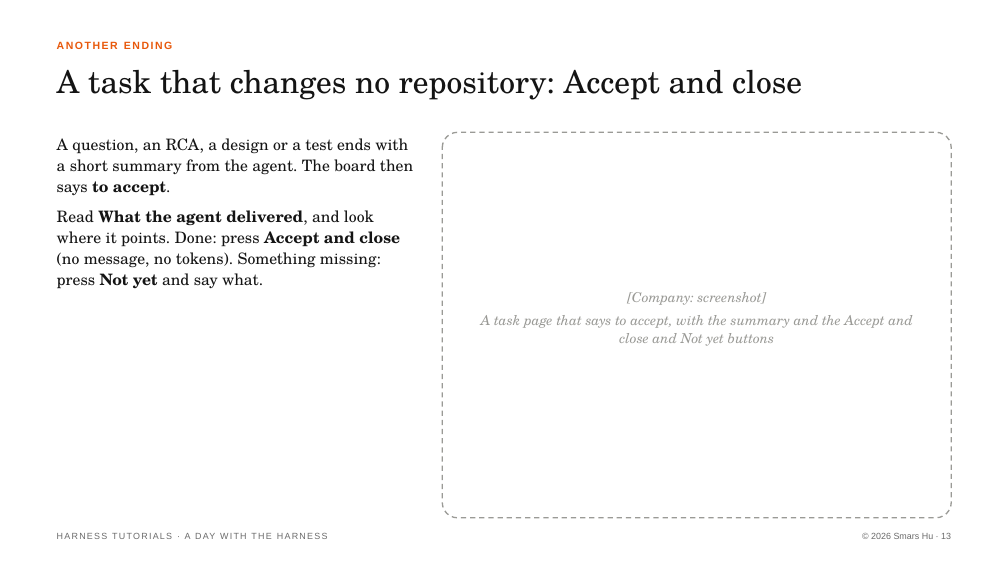
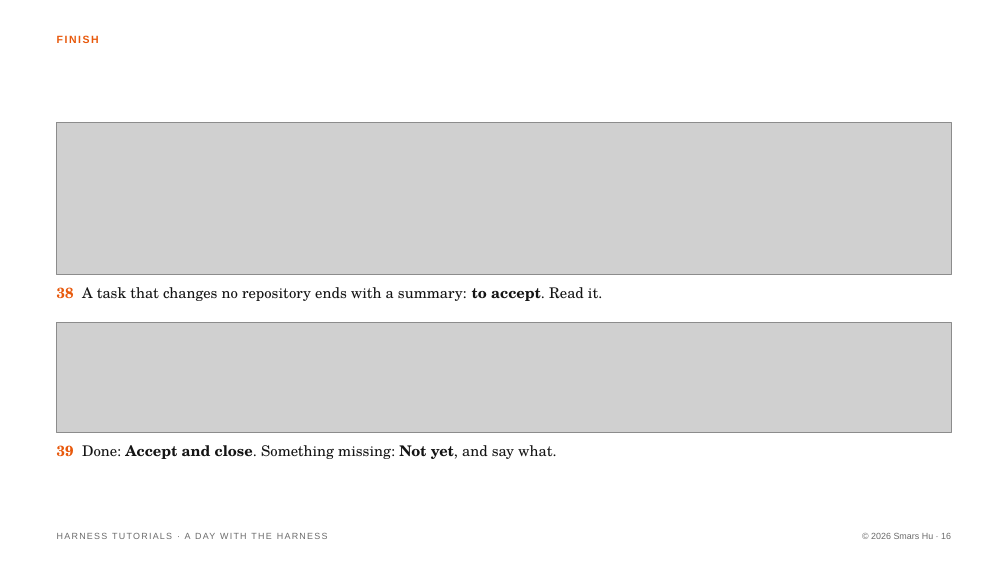
Before and after one commit to Smars-Bin-Hu/ai-exploration, a slide deck: slide 16 of source/tutorials/1_day.pptx (slide 13 before the commit). Drawn at 1008x567 pixels with LibreOffice and Linux fonts; fonts in the diff are those of the drawing; grey boxes stand for pictures. Boxes give left, top, right and bottom in pixels: in the first picture for what was removed or moved away, otherwise in the second. Text is boxed around its words. In the diff, an @@ line names an element or a change of style, - is before the commit and + after.

```diff
--- a/source/tutorials/1_day.pptx
+++ b/source/tutorials/1_day.pptx
@@ text at (57,35,99,43): text changed @@
-ANOTHER ENDING
+FINISH
@@ text removed at (57,70,802,100) @@
-A task that changes no repository: Accept and close
@@ picture added at (57,123,951,274) @@
@@ rounded rectangle removed at (442,132,951,518) @@
@@ text at (57,287,602,301): text changed; size 15 to 14 pt @@
-A question, an RCA, a design or a test ends with a short summary from the agent. The board then says to accept.
-Read What the agent delivered, and look where it points. Done: press Accept and close (no message, no tokens). Something missing: press Not yet and say what.
+38 A task that changes no repository ends with a summary: to accept. Read it.
@@ picture added at (57,323,951,433) @@
@@ text at (57,445,556,459): text changed; size 13 to 14 pt; text colour #9A9A96 to #141414; italic off @@
-[Company: screenshot]
-A task page that says to accept, with the summary and the Accept and close and Not yet buttons
+39 Done: Accept and close. Something missing: Not yet, and say what.
```
Also in this commit, not shown: 12 other slides changed, 5 slides added, 2 slides removed, 28 other files.
